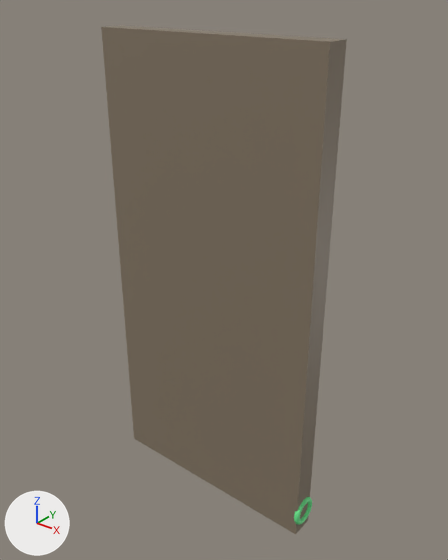
An edit to the glTF model resources/gltf/Level2.glb, drawn before and after from the same camera.
Both versions are drawn from a 50 mm camera at (29.4, -35.3, 23.3) aimed at (0.5, 0.9, 0.9). The lights are fixed; the arrows at lower left show +X, +Y and +Z.
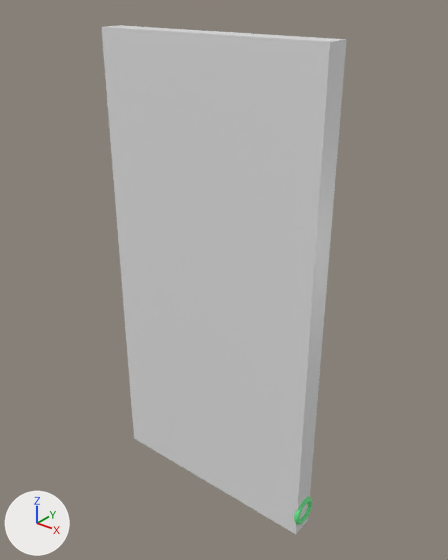
Scene script edits in JSON lines:
```json
{"op": "set", "path": "mat_wall.base_color", "old": "(0.235, 0.186, 0.13)", "new": "(0.8, 0.8, 0.8)", "note": "brown #857765 -> white #e7e7e7"}
```

What differs and where, as boxes [x1, y1, x2, y2] in the pictures (448 x 560 px):
```json
{"object": "Plane.020", "change": "recoloured", "before": [101, 27, 330, 534], "after": [101, 27, 330, 534], "on screen": "brown to white"}
{"object": "Plane.019", "change": "recoloured", "before": [296, 39, 347, 534], "after": [296, 39, 347, 534]}
{"object": "Plane.017", "change": "recoloured", "before": [106, 25, 346, 42], "after": [106, 25, 346, 42]}
```
